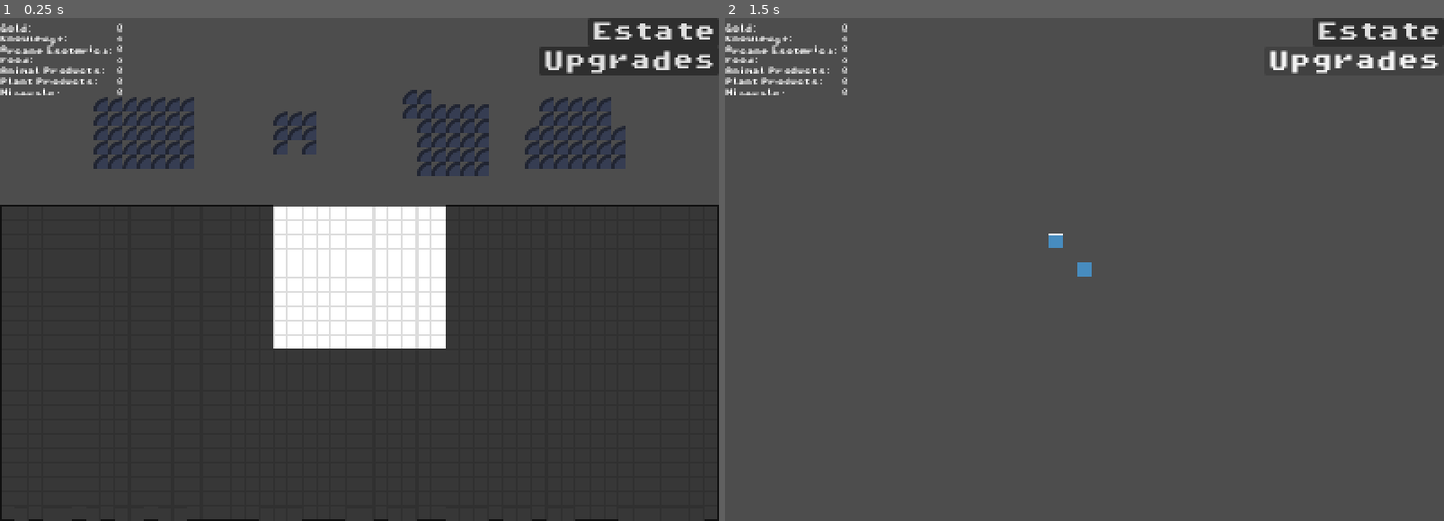
Above: before the commit, frames 1-2 (left to right).
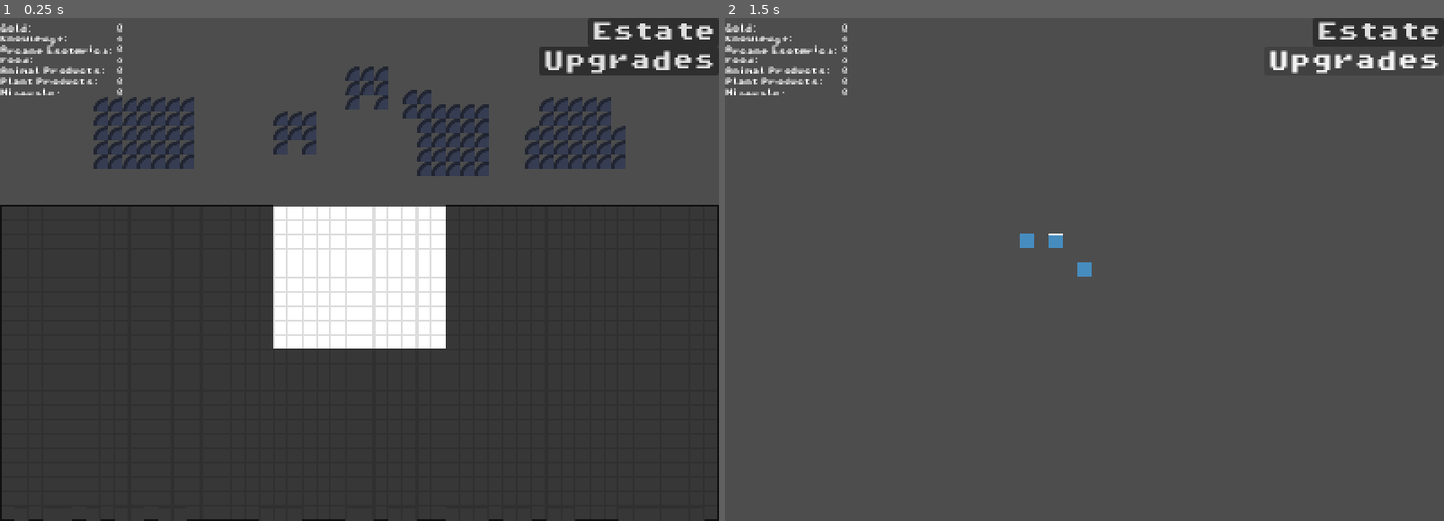
Above: after the commit, the same moments.

Repository: Cryatonic/mage-s-manor
Game: Godot game, scene res://scenes/test_game.tscn
Two runs of this game, one before a commit and one after it. Both use one fixed random seed, a clock stepped at 60 frames per second and the inputs below. The engine's default icon, where the game draws it, is replaced by a stand-in: a white triangle on a blue panel in a dark square.
Inputs:
- Up to frame 1 (0.25 s): no input
- Up to frame 2 (1.5 s): click "Estate" at 0.5 s; click "Upgrades" at 1.25 s

The runs differ from the first frame. In frame 1, 0.2% of the frame differs, in the area x 48-54%, y 9-19%; in frame 2, less than 0.1%.

Commit message:
Upgrades Changes
Changed upgrades to make them more modular. Also changed how and where they are applied: all upgrades are stored in the ResourceHolder, where the RH then applies it where necessary.

Diff:
--- a/scenes/Upgrades/efficient_research.tscn
+++ b/scenes/Upgrades/efficient_research.tscn
@@ -3,17 +3,19 @@
 [ext_resource type="PackedScene" uid="uid://tjsk5jpku4em" path="res://scenes/Upgrades/base_upgrade.tscn" id="1_cpxc2"]
 [ext_resource type="Script" uid="uid://jx4l53c37814" path="res://scripts/Upgrades/efficient_research.gd" id="2_0ys48"]
 [ext_resource type="Script" uid="uid://d36ox471iyrdg" path="res://scripts/Upgrades/base_upgrade_strategy.gd" id="3_qcdu7"]
-[ext_resource type="Script" uid="uid://bf1lpi1i7w0ts" path="res://scripts/Upgrades/efficient_research_strategy.gd" id="4_uqfch"]
+[ext_resource type="Script" uid="uid://bvcw5ql7ahn8f" path="res://scripts/Upgrades/flat_player_bonus_strategy.gd" id="4_qcdu7"]
 
-[sub_resource type="Resource" id="Resource_0ys48"]
-script = ExtResource("4_uqfch")
+[sub_resource type="Resource" id="Resource_qcdu7"]
+script = ExtResource("4_qcdu7")
+res_type = "Knowledge"
+bonus = 1.0
 type = 1
-metadata/_custom_type_script = "uid://bf1lpi1i7w0ts"
+metadata/_custom_type_script = "uid://bvcw5ql7ahn8f"
 
 [node name="EfficientResearch" unique_id=670764094 instance=ExtResource("1_cpxc2")]
 script = ExtResource("2_0ys48")
 effect_desc = "Increase Knowledge gain by +1."
-upgrades = Array[ExtResource("3_qcdu7")]([SubResource("Resource_0ys48")])
+upgrades = Array[ExtResource("3_qcdu7")]([SubResource("Resource_qcdu7")])
 max_num_buy = 5
 upgrade_name = "Efficient Research"
 
--- /dev/null
+++ b/scenes/Upgrades/gold_in_them_hills.tscn
@@ -0,0 +1,24 @@
+[gd_scene format=3 uid="uid://cee8li6cbasf1"]
+
+[ext_resource type="PackedScene" uid="uid://tjsk5jpku4em" path="res://scenes/Upgrades/base_upgrade.tscn" id="1_6snd7"]
+[ext_resource type="Script" uid="uid://bcti3sc0uml48" path="res://scripts/Upgrades/gold_in_them_hills.gd" id="2_r7ghd"]
+[ext_resource type="Script" uid="uid://d36ox471iyrdg" path="res://scripts/Upgrades/base_upgrade_strategy.gd" id="3_x76d2"]
+[ext_resource type="Script" uid="uid://bjs2vvl33w21f" path="res://scripts/Upgrades/multi_building_resource_strategy.gd" id="4_2gvn7"]
+
+[sub_resource type="Resource" id="Resource_r7ghd"]
+script = ExtResource("4_2gvn7")
+res_type = "Gold"
+bonus = 0.1
+type = 2
+buildings = Array[int]([3])
+metadata/_custom_type_script = "uid://bjs2vvl33w21f"
+
+[node name="GoldInThemHills" unique_id=670764094 instance=ExtResource("1_6snd7")]
+script = ExtResource("2_r7ghd")
+effect_desc = "Increase Gold yield in Mines by +10%."
+upgrades = Array[ExtResource("3_x76d2")]([SubResource("Resource_r7ghd")])
+max_num_buy = 5
+upgrade_name = "Gold In Them Hills"
+
+[node name="Sprite2D" parent="." index="0" unique_id=42463178]
+region_rect = Rect2(72, 72, 16, 16)
--- a/scenes/Upgrades/prosperous_mines.tscn
+++ b/scenes/Upgrades/prosperous_mines.tscn
@@ -3,17 +3,27 @@
 [ext_resource type="PackedScene" uid="uid://tjsk5jpku4em" path="res://scenes/Upgrades/base_upgrade.tscn" id="1_1bfhf"]
 [ext_resource type="Script" uid="uid://di4h0hawdt31o" path="res://scripts/Upgrades/prosperous_mines.gd" id="2_ayrey"]
 [ext_resource type="Script" uid="uid://d36ox471iyrdg" path="res://scripts/Upgrades/base_upgrade_strategy.gd" id="3_rj15k"]
-[ext_resource type="Script" uid="uid://dak13rfa2djpv" path="res://scripts/Upgrades/prosperous_mines_strategy.gd" id="4_u8uds"]
+[ext_resource type="Script" uid="uid://cxfigjhu88ixn" path="res://scripts/Upgrades/flat_building_resource_strategy.gd" id="4_rj15k"]
 
-[sub_resource type="Resource" id="Resource_dthvl"]
-script = ExtResource("4_u8uds")
+[sub_resource type="Resource" id="Resource_rj15k"]
+script = ExtResource("4_rj15k")
+res_type = "Minerals"
+bonus = 1.0
 type = 2
 buildings = Array[int]([3])
-metadata/_custom_type_script = "uid://dak13rfa2djpv"
+metadata/_custom_type_script = "uid://cxfigjhu88ixn"
+
+[sub_resource type="Resource" id="Resource_u8uds"]
+script = ExtResource("4_rj15k")
+res_type = "Gold"
+bonus = 1.0
+type = 2
+buildings = Array[int]([3])
+metadata/_custom_type_script = "uid://cxfigjhu88ixn"
 
 [node name="ProsperousMines" unique_id=670764094 instance=ExtResource("1_1bfhf")]
 script = ExtResource("2_ayrey")
 effect_desc = "Increase the yield of all mines' Minerals and Gold by +1."
-upgrades = Array[ExtResource("3_rj15k")]([SubResource("Resource_dthvl")])
+upgrades = Array[ExtResource("3_rj15k")]([SubResource("Resource_rj15k"), SubResource("Resource_u8uds")])
 max_num_buy = 10
 upgrade_name = "Prosperous Mines"
--- a/scenes/game_screen.tscn
+++ b/scenes/game_screen.tscn
@@ -320,6 +320,11 @@
 [node name="BuildPieceTest" parent="Buildings/PastureBuilding" index="1" unique_id=2144734406]
 home_pos = Vector2(640, 64)
 
+[node name="MineBuilding2" parent="Buildings" unique_id=1155445906 instance=ExtResource("4_vnpv3")]
+position = Vector2(409, 78)
+
+[connection signal="get_building_upgrade" from="." to="." method="_on_get_building_upgrade"]
+
 [editable path="Buildings/Manor"]
 [editable path="Buildings/MineBuilding"]
 [editable path="Buildings/FarmBuilding"]
--- a/scenes/resources_holder.tscn
+++ b/scenes/resources_holder.tscn
@@ -6,3 +6,4 @@
 script = ExtResource("1_l6e7v")
 
 [connection signal="get_resources" from="." to="." method="_on_get_resources"]
+[connection signal="get_upgrade" from="." to="." method="_on_get_upgrade"]
--- a/scenes/upgrades_screen.tscn
+++ b/scenes/upgrades_screen.tscn
@@ -3,6 +3,7 @@
 [ext_resource type="Script" uid="uid://cqplju3ptyay1" path="res://scripts/upgrade_screen.gd" id="1_mh8j6"]
 [ext_resource type="PackedScene" uid="uid://chx1ipunxn17g" path="res://scenes/Upgrades/efficient_research.tscn" id="2_iswj5"]
 [ext_resource type="PackedScene" uid="uid://bbknffokxvfbm" path="res://scenes/Upgrades/prosperous_mines.tscn" id="3_acpmw"]
+[ext_resource type="PackedScene" uid="uid://cee8li6cbasf1" path="res://scenes/Upgrades/gold_in_them_hills.tscn" id="4_sggxf"]
 
 [node name="UpgradesScreen" type="Node2D" unique_id=243193083]
 script = ExtResource("1_mh8j6")
@@ -12,3 +13,6 @@
 
 [node name="ProsperousMines" parent="." unique_id=1518572513 instance=ExtResource("3_acpmw")]
 position = Vector2(368, 248)
+
+[node name="GoldInThemHills" parent="." unique_id=665757376 instance=ExtResource("4_sggxf")]
+position = Vector2(336, 248)
--- a/scripts/Upgrades/base_upgrade_strategy.gd
+++ b/scripts/Upgrades/base_upgrade_strategy.gd
@@ -1,28 +1,33 @@
 extends Resource
 class_name BaseUpgradeStrategy
+
+@export var res_type : String
+@export var bonus : float
 
 enum UpgradeTypes {Player, PlayerBonus, Building}
 #Player or Building Upgrade
 @export var type: UpgradeTypes
 
 enum ValidBuildings {None, Manor, Farm, Mine, Pasture}
-@export var buildings : Array[ValidBuildings]
+@export var buildings : Array[ValidBuildings] = []
 
 func obtain_upgrade() -> void:
-	if type == UpgradeTypes.PlayerBonus:
-		add_upgrade(ResourcesHolder.player_bonuses)
-	elif type == UpgradeTypes.Player:
-		add_upgrade(ResourcesHolder.player_upgrades)
-	else:
-		for building in Engine.get_main_loop().get_first_node_in_group("GameScreen").get_node("Buildings").get_children():
-			if building is ManorBuilding and buildings.has(ValidBuildings.Manor):
-				add_upgrade(building)
-			elif building is FarmBuilding and buildings.has(ValidBuildings.Farm):
-				add_upgrade(building)
-			elif building is MineBuilding and buildings.has(ValidBuildings.Mine):
-				add_upgrade(building)
-			elif building is PastureBuilding and buildings.has(ValidBuildings.Pasture):
-				add_upgrade(building)
+	#if type == UpgradeTypes.PlayerBonus:
+		#add_upgrade(ResourcesHolder.player_bonuses)
+	#elif type == UpgradeTypes.Player:
+		#add_upgrade(ResourcesHolder.player_upgrades)
+	#else:
+		#for building in Engine.get_main_loop().get_first_node_in_group("GameScreen").get_node("Buildings").get_children():
+			#if building is ManorBuilding and buildings.has(ValidBuildings.Manor):
+				#add_upgrade(building)
+			#elif building is FarmBuilding and buildings.has(ValidBuildings.Farm):
+				#add_upgrade(building)
+			#elif building is MineBuilding and buildings.has(ValidBuildings.Mine):
+				#add_upgrade(building)
+			#elif building is PastureBuilding and buildings.has(ValidBuildings.Pasture):
+				#add_upgrade(building)
+
+	ResourcesHolder.emit_signal("get_upgrade", self)
 
 func add_upgrade(up_obj) -> void:
 	pass
--- /dev/null
+++ b/scripts/Upgrades/flat_building_resource_strategy.gd
@@ -0,0 +1,12 @@
+extends BaseUpgradeStrategy
+class_name FlatBuildingResourceStrategy
+
+func add_upgrade(up_obj) -> void:
+	for res in up_obj.resources:
+		if res[0] == res_type:
+			res[1] += bonus
+
+func remove_upgrade(up_obj) -> void:
+	for res in up_obj.resources:
+		if res[0] == res_type:
+			res[1] = bonus
--- /dev/null
+++ b/scripts/Upgrades/flat_player_bonus_strategy.gd
@@ -0,0 +1,8 @@
+extends BaseUpgradeStrategy
+class_name FlatPlayerBonusStrategy
+
+func add_upgrade(up_obj) -> void:
+	up_obj[res_type][0] += bonus
+
+func remove_upgrade(up_obj) -> void:
+	up_obj[res_type][0] -= bonus
--- /dev/null
+++ b/scripts/Upgrades/gold_in_them_hills.gd
@@ -0,0 +1,9 @@
+extends BaseUpgrade
+class_name GoldInThemHills
+
+func set_upgrade_costs() -> void:
+	upgrade_costs = [
+		["Gold", 15],
+		["Minerals", 50],
+		["Knowledge", 50]
+	]
--- /dev/null
+++ b/scripts/Upgrades/multi_building_resource_strategy.gd
@@ -0,0 +1,12 @@
+extends BaseUpgradeStrategy
+class_name MultiBuildingResourceStrategy
+
+func add_upgrade(up_obj) -> void:
+	for res in up_obj.resources:
+		if res[0] == res_type:
+			res[2] += bonus
+
+func remove_upgrade(up_obj) -> void:
+	for res in up_obj.resources:
+		if res[0] == res_type:
+			res[2] = bonus
--- a/scripts/Upgrades/prosperous_mines.gd
+++ b/scripts/Upgrades/prosperous_mines.gd
@@ -3,7 +3,7 @@
 
 func set_upgrade_costs() -> void:
 	upgrade_costs = [
-		["Gold", 10],
-		["Minerals", 50],
+		["Gold", 5],
+		["Minerals", 25],
 		["Arcane Esoterica", 1]
 	]
--- a/scripts/base_building.gd
+++ b/scripts/base_building.gd
@@ -7,8 +7,6 @@
 var resources : Array[Array] = []
 var shape : Array[Array] = []
 var built : bool = false
-
-var upgrades : Array[BaseUpgrade] = []
 
 var active : bool = false
 
--- a/scripts/game_screen.gd
+++ b/scripts/game_screen.gd
@@ -1,7 +1,10 @@
 extends Node2D
 class_name GameScreen
 
+signal get_building_upgrade(upgrade : BaseUpgradeStrategy)
+
 @onready var hitbox_layer: TileMapLayer = $Tilemaps/HitboxLayer
+@onready var buildings: Node2D = $Buildings
 
 var active : bool = true
 
@@ -98,7 +101,7 @@
 	build_mode = toggle
 	print("Build Mode: " + str(build_mode))
 
-	for building in get_node("Buildings").get_children():
+	for building in buildings.get_children():
 		if building.built: building.toggle_generator(!build_mode)
 
 func toggle_active(toggle : bool) -> void:
@@ -110,3 +113,17 @@
 		hb.get_node("Area2D/CollisionShape2D").disabled = !active
 	for build : BaseBuilding in get_node("Buildings").get_children():
 			build.toggle_active(active)
+
+
+func _on_get_building_upgrade(upgrade: BaseUpgradeStrategy) -> void:
+	for each in buildings.get_children():
+		if upgrade.buildings == []: return
+
+		if each is ManorBuilding and upgrade.buildings.has(upgrade.ValidBuildings.Manor):
+			upgrade.add_upgrade(each)
+		if each is MineBuilding and upgrade.buildings.has(upgrade.ValidBuildings.Mine):
+			upgrade.add_upgrade(each)
+		if each is FarmBuilding and upgrade.buildings.has(upgrade.ValidBuildings.Farm):
+			upgrade.add_upgrade(each)
+		if each is PastureBuilding and upgrade.buildings.has(upgrade.ValidBuildings.Pasture):
+			upgrade.add_upgrade(each)
--- a/scripts/resources_holder.gd
+++ b/scripts/resources_holder.gd
@@ -1,7 +1,10 @@
 extends Node
 class_name ResHolder
 
+@warning_ignore("unused_signal")
 signal get_resources(res : String, amt : int)
+@warning_ignore("unused_signal")
+signal get_upgrade(upgrade : BaseUpgrade)
 
 #Resources:
 #Gold: Money, can be used to buy upgrades & other resources
@@ -21,8 +24,8 @@
 	"Minerals": 0.0
 }
 
-var work_power : float = 2000.0
-var player_upgrades : Array[BaseUpgrade] = []
+var work_power : float = 20000.0
+var player_upgrades : Array[BaseUpgradeStrategy] = []
 #Flat Bonus, Multiplier
 var player_bonuses : Dictionary[String, Array] = {
 	"Gold": [0.0, 1.0],
@@ -33,6 +36,7 @@
 	"Plant Products": [0.0, 1.0],
 	"Minerals": [0.0, 1.0]
 }
+var building_upgrades : Array[BaseUpgradeStrategy] = []
 
 # Called when the node enters the scene tree for the first time.
 func _ready() -> void:
@@ -47,3 +51,14 @@
 func _on_get_resources(res: String, amt: int) -> void:
 	if not resources_held.has(res): return
 	resources_held[res] += (amt + player_bonuses[res][0]) * player_bonuses[res][1]
+
+
+func _on_get_upgrade(upgrade: BaseUpgradeStrategy) -> void:
+	if upgrade.type == upgrade.UpgradeTypes.PlayerBonus:
+		upgrade.add_upgrade(player_bonuses)
+	elif upgrade.type == upgrade.UpgradeTypes.Player:
+		player_upgrades.append(upgrade)
+		upgrade.add_upgrade(null)
+	elif upgrade.type == upgrade.UpgradeTypes.Building:
+		building_upgrades.append(upgrade)
+		get_tree().get_first_node_in_group("GameScreen").emit_signal("get_building_upgrade", upgrade)
Not shown, added: scripts/Upgrades/flat_building_resource_strategy.gd.uid
Not shown, added: scripts/Upgrades/flat_player_bonus_strategy.gd.uid
Not shown, added: scripts/Upgrades/gold_in_them_hills.gd.uid
Not shown, added: scripts/Upgrades/multi_building_resource_strategy.gd.uid
